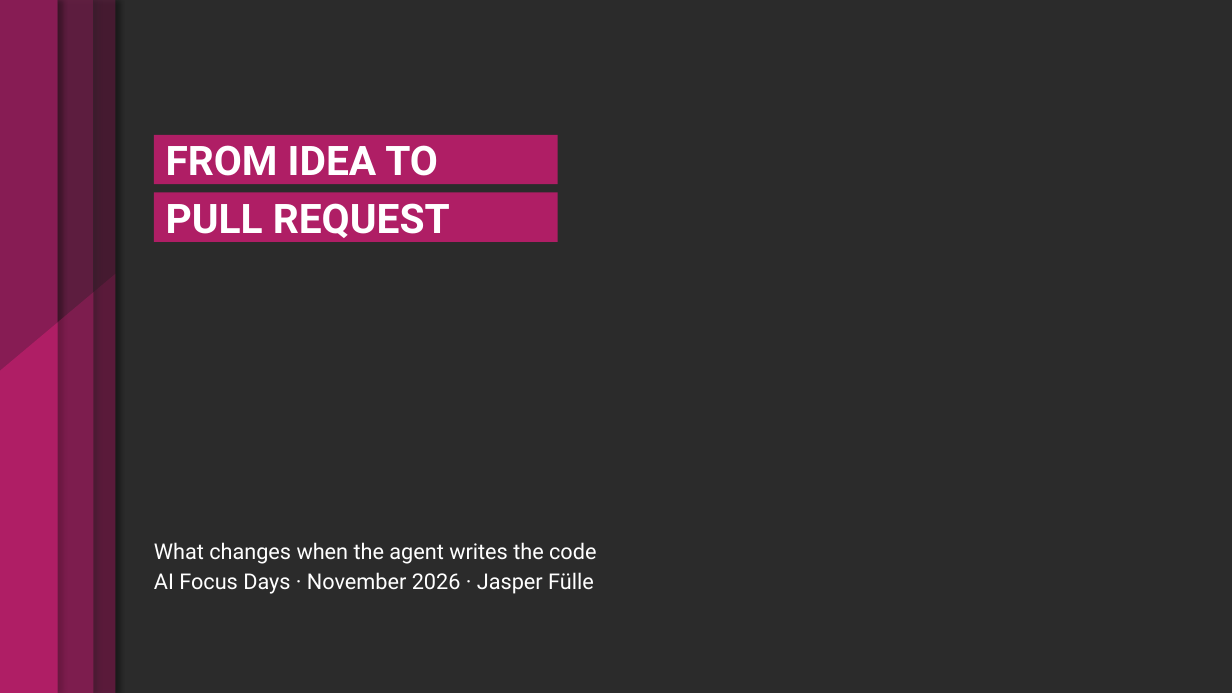
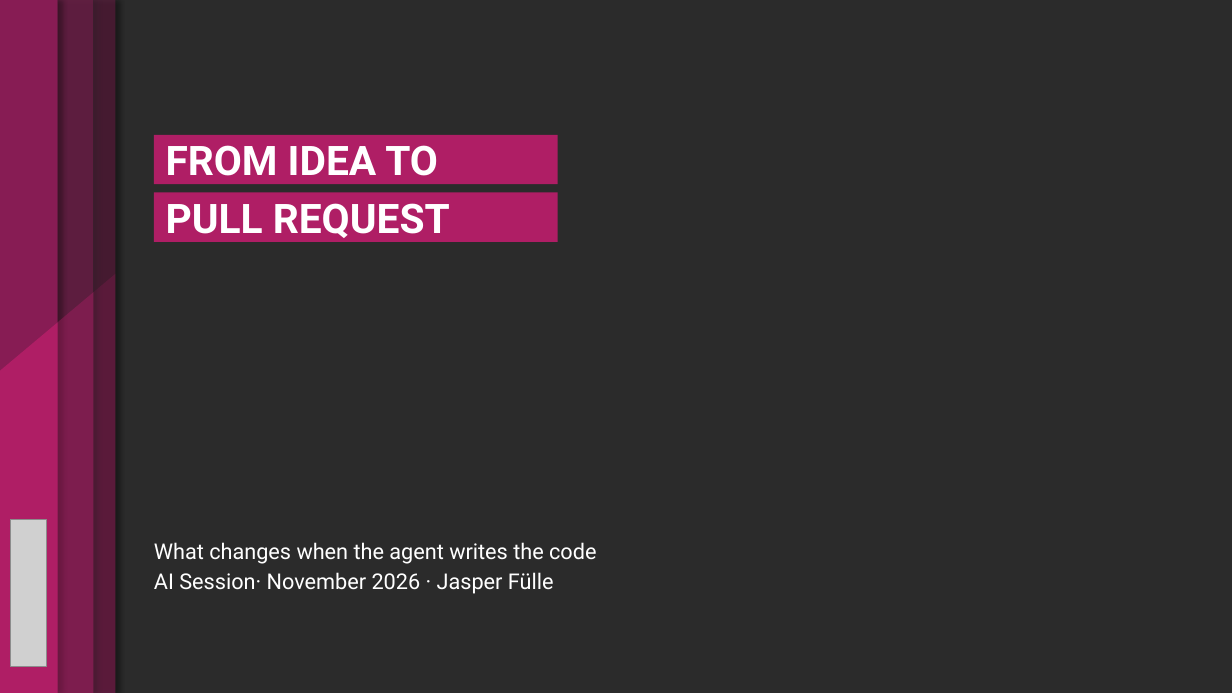
Before and after one commit to jasperfue/travel-ready, a slide deck: slide 1 of workshop/From Idea to Pull Request.pptx. Drawn at 1232x693 pixels with LibreOffice and Linux fonts; fonts in the diff are those of the drawing; grey boxes stand for pictures; background and template pictures are left out; a plain dark background stands for a picture behind light text. Boxes give left, top, right and bottom in pixels: in the first picture for what was removed or moved away, otherwise in the second. Text is boxed around its words. In the diff, an @@ line names an element or a change of style, - is before the commit and + after.

```diff
--- a/workshop/From Idea to Pull Request.pptx
+++ b/workshop/From Idea to Pull Request.pptx
@@ picture added at (x1=10, y1=520, x2=46, y2=666) @@
@@ text at (x1=154, y1=572, x2=554, y2=594): text changed @@
-AI Focus Days · November 2026 · Jasper Fülle
+AI Session· November 2026 · Jasper Fülle
```
Also in this commit, not shown: 23 other slides changed, 1 slide added, 4 other files.
